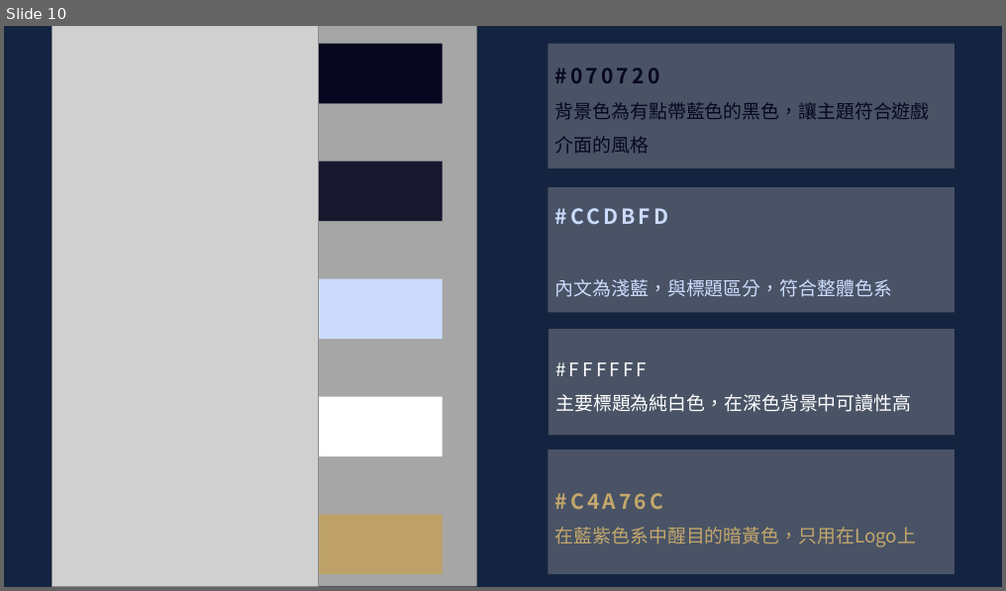
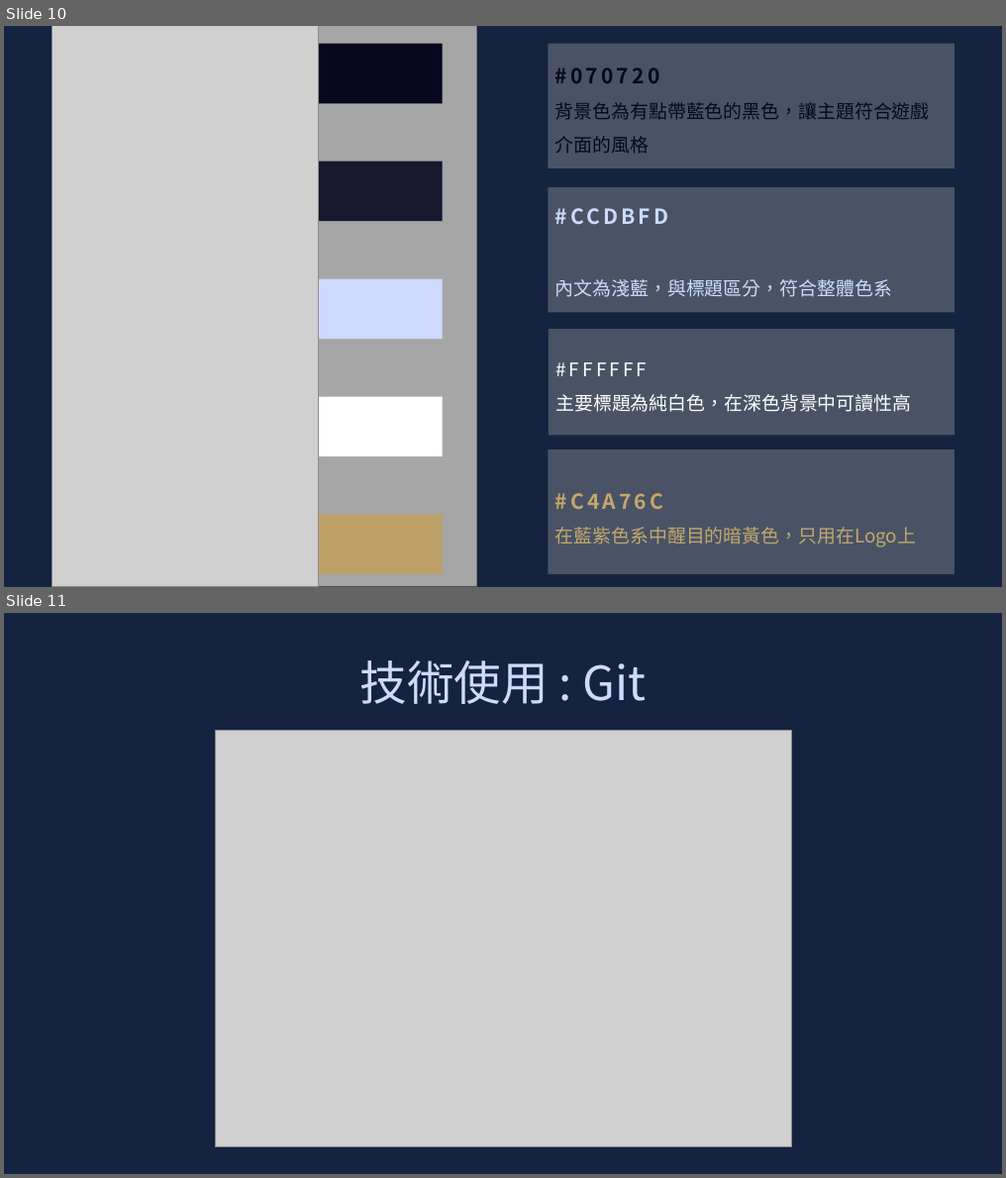
Before and after one commit to leonasdev/WebMidProject, a slide deck: 企劃書.pptx. Shown one above the other, each under a label of ours: slide 10 before the commit, slides 10 and 11 after it. The pictures are 1006x591 and 1006x1178 pixels, drawn with LibreOffice and Linux fonts; fonts in the diff are those of the drawing; grey boxes stand for pictures. Boxes give left, top, right and bottom in pixels: in the first picture for what was removed or moved away, otherwise in the second. Text is boxed around its words. In the diff, an @@ line names an element or a change of style, - is before the commit and + after.

```diff
--- a/企劃書.pptx
+++ b/企劃書.pptx
@@ slide 11 added at [4, 613, 1002, 1174], background #142440 @@
@@ text added at [360, 661, 646, 704], 45.3 pt, text #CCDBFD @@
+技術使用 : Git
@@ picture added at [215, 730, 792, 1147] @@
```
Also in this commit, not shown: 1 other slide added.
